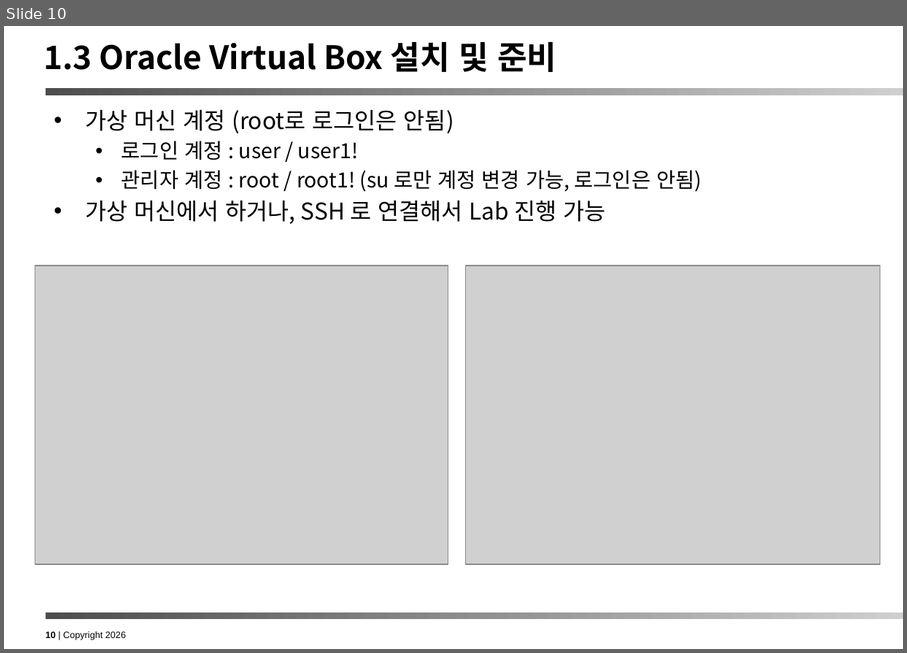
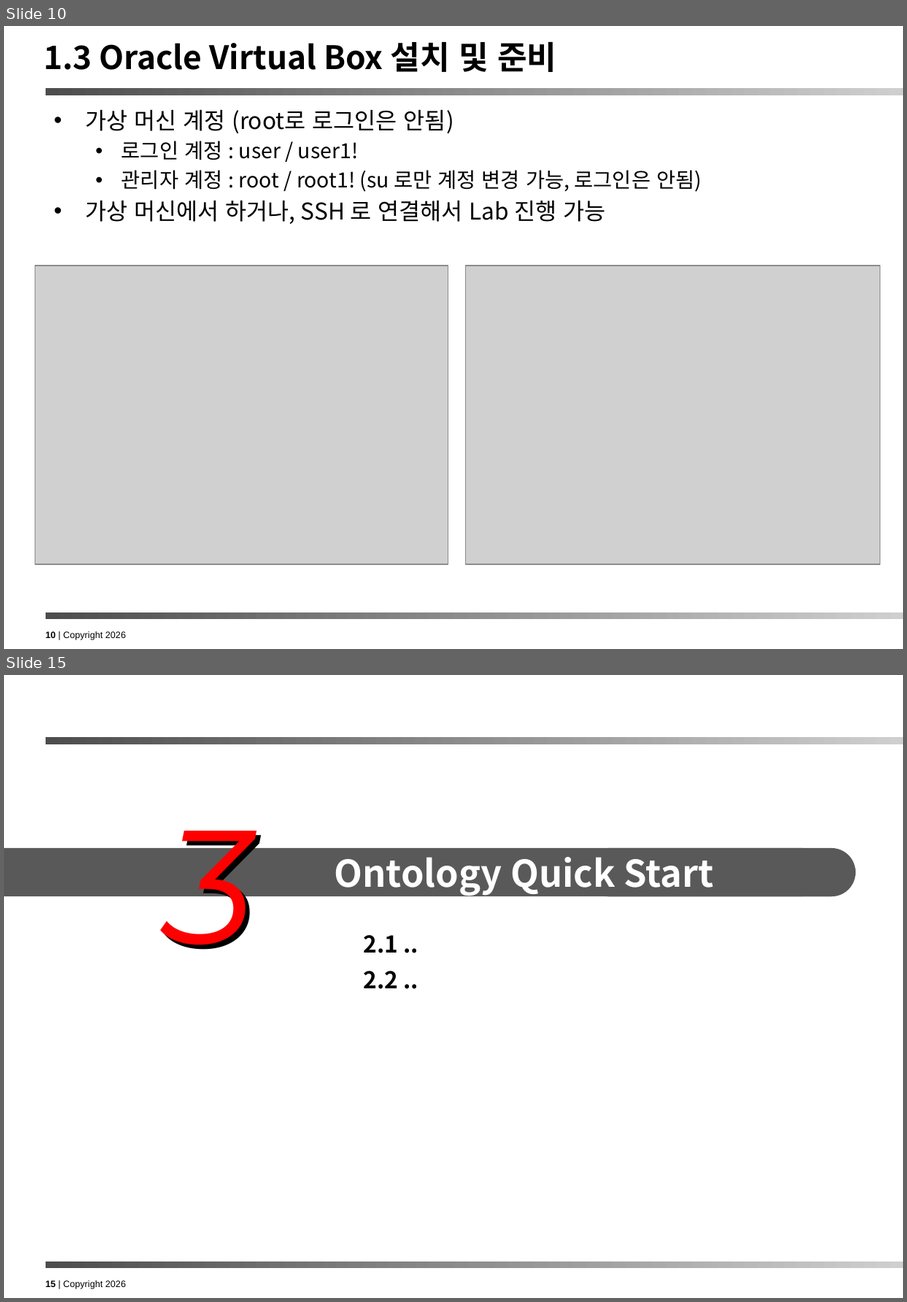
Before and after one commit to ykchang/ontology_handson, a slide deck: doc/Ontology Hands On Lab.pptx. Shown one above the other, each under a label of ours: slide 10 before the commit, slides 10 and 15 after it; the slides between them are not shown. The pictures are 907x653 and 907x1302 pixels, drawn with LibreOffice and Linux fonts; fonts in the diff are those of the drawing; grey boxes stand for pictures. Boxes give left, top, right and bottom in pixels: in the first picture for what was removed or moved away, otherwise in the second. Text is boxed around its words. In the diff, an @@ line names an element or a change of style, - is before the commit and + after.

```diff
--- a/doc/Ontology Hands On Lab.pptx
+++ b/doc/Ontology Hands On Lab.pptx
@@ slide 15 added at bbox=[4, 675, 903, 1298], background #FFFFFF; not listed: 3 template elements that a slide beside it also shows @@
@@ rectangle added at bbox=[4, 848, 803, 896], fill #595959 @@
@@ text added at bbox=[165, 830, 256, 949], 140 pt, text #FF0000, italic @@
+3
@@ rounded rectangle added at bbox=[585, 848, 857, 896], fill #595959 @@
@@ bevel added at bbox=[322, 851, 662, 893], 32 pt, text #FFFFFF, bold @@
+Ontology Quick Start
@@ text added at bbox=[364, 935, 399, 989], 20 pt, text #000000, bold @@
+  2.1 ..
+  2.2 ..
```
Also in this commit, not shown: 3 slides changed, 26 other slides added, 7 slides removed, 5 other files.
